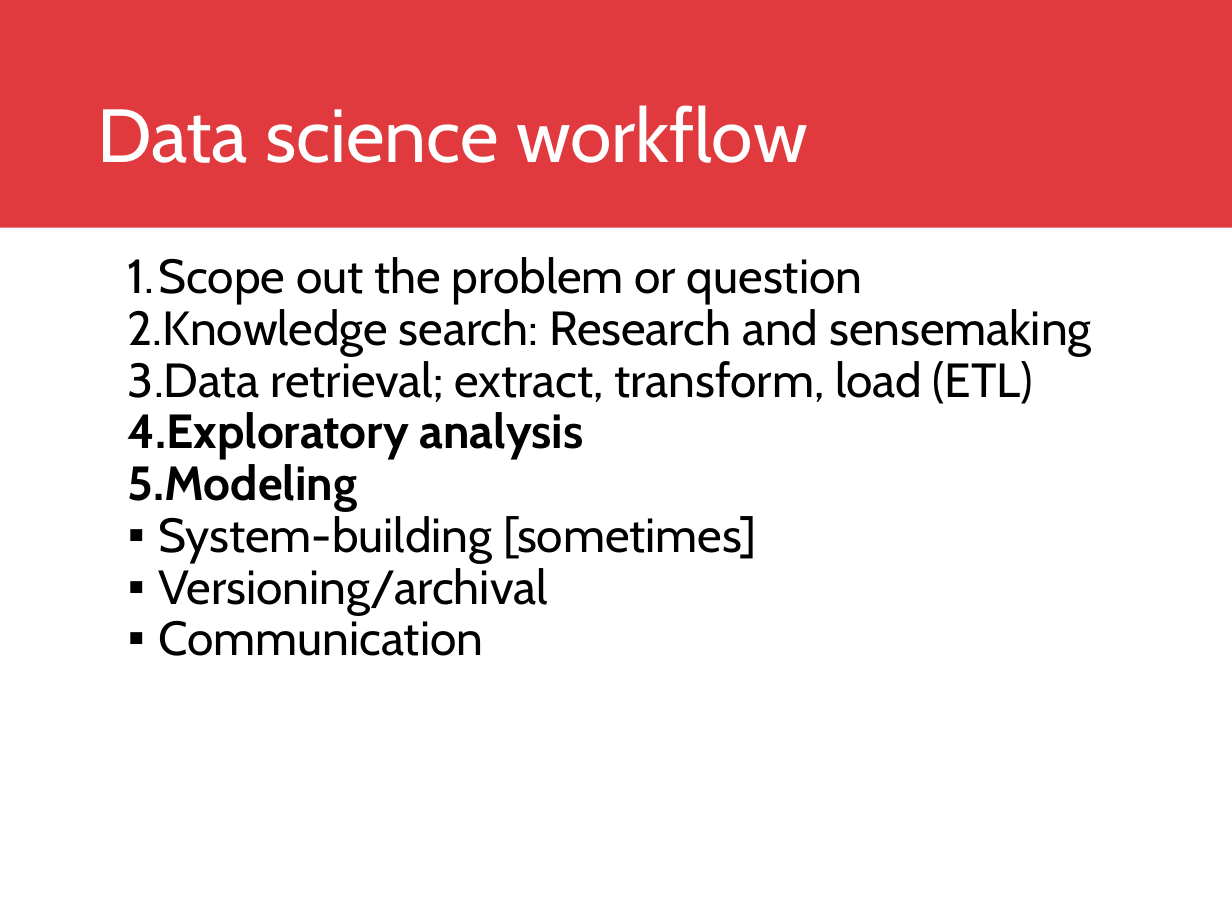
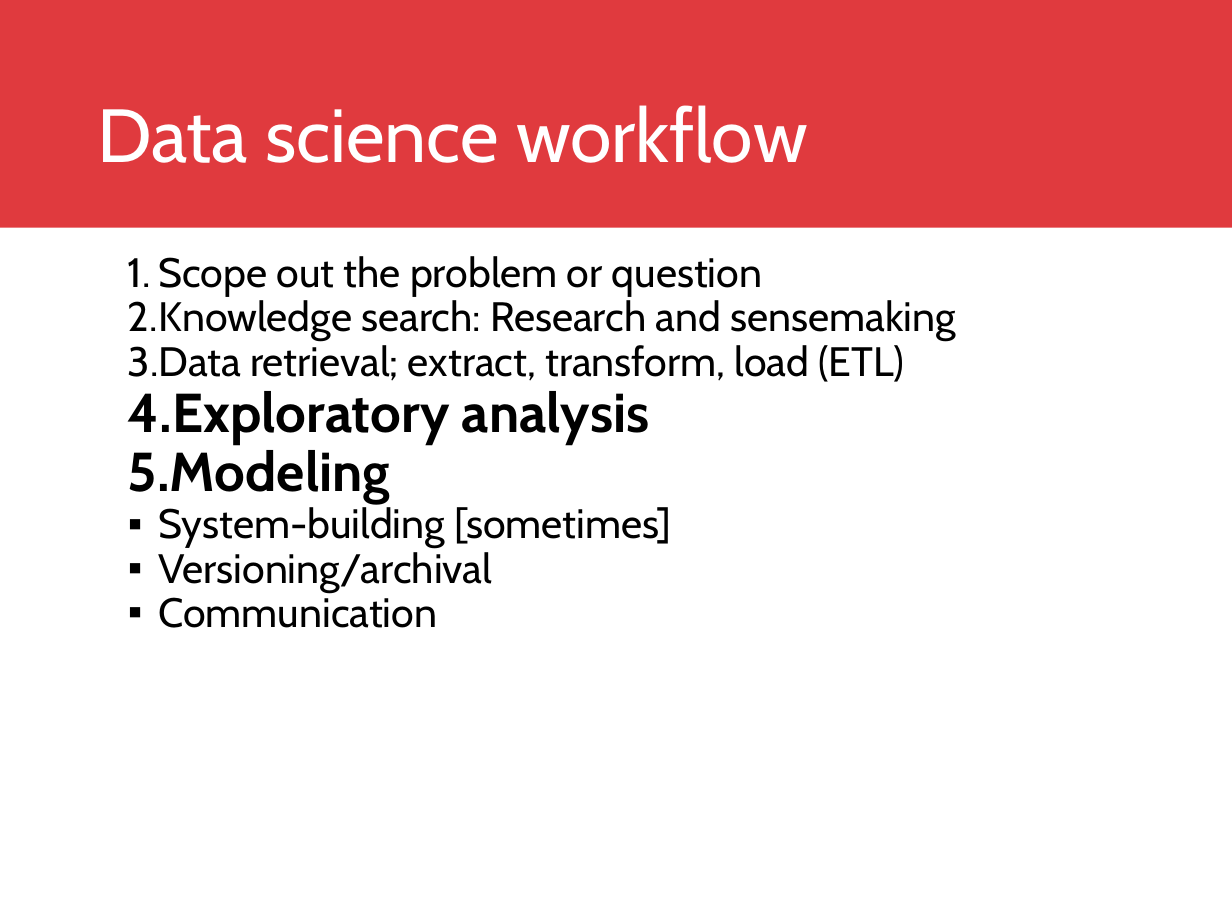
Before and after one commit to DreaJulca/streamvis-lecture, a slide deck: slide 16 of Visual Data Science.pptx. Drawn at 1232x924 pixels with LibreOffice and Linux fonts; fonts in the diff are those of the drawing; background and template pictures are left out. Boxes give left, top, right and bottom in pixels: in the first picture for what was removed or moved away, otherwise in the second. Text is boxed around its words. In the diff, an @@ line names an element or a change of style, - is before the commit and + after.

```diff
--- a/Visual Data Science.pptx
+++ b/Visual Data Science.pptx
@@ text "Scope out the problem or ..." at bbox=[128, 256, 955, 628]: size 28 to 24 pt in "Scope out the problem or question", "Knowledge search: Research and sensemaking", "Data retrieval; extract, transform, load (ETL)", "System-building [sometimes]" and 2 more places; size 28 to 32 pt in "Exploratory analysis", "Modeling" @@
```
Also in this commit, not shown: 5 other slides changed, 2 slides added, 1 other file.
